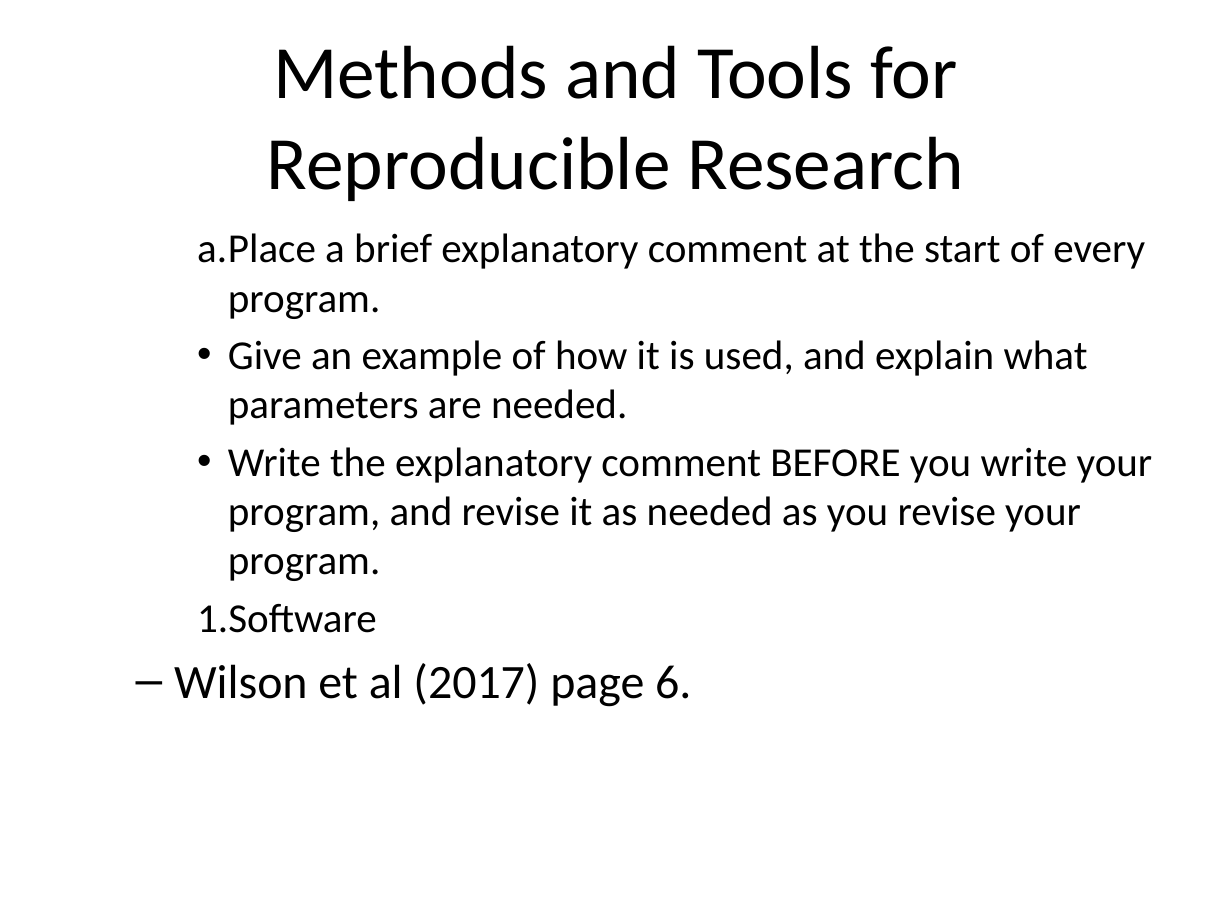
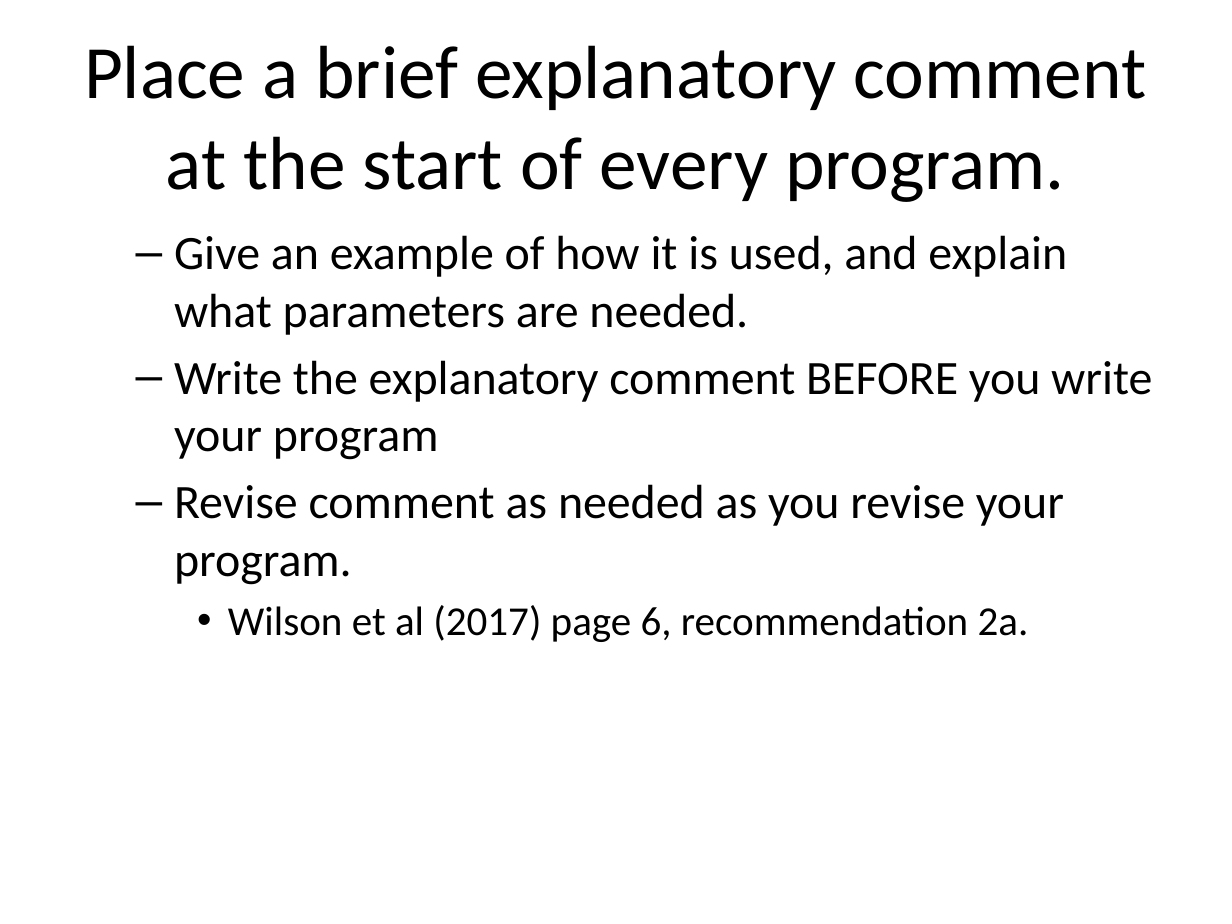
Before and after one commit to pmean/introduction-to-SAS, a slide deck: slide 23 of basics0/src/reproducible-research.pptx (slide 22 before the commit). Drawn at 1232x924 pixels with LibreOffice and Linux fonts; fonts in the diff are those of the drawing. Boxes give left, top, right and bottom in pixels: in the first picture for what was removed or moved away, otherwise in the second. Text is boxed around its words. In the diff, an @@ line names an element or a change of style, - is before the commit and + after.

```diff
--- a/basics0/src/reproducible-research.pptx
+++ b/basics0/src/reproducible-research.pptx
@@ title at box(84, 45, 1147, 202): text changed @@
-Methods and Tools for Reproducible Research
+Place a brief explanatory comment at the start of every program.
@@ text at box(174, 235, 1067, 335): size 24 to 28 pt in "Give an example of how it is ..."; bullet • to –; list level 3 to 2 in "Give an example of how ..." @@
@@ text at box(197, 233, 1145, 319): paragraph removed @@
-    a. Place a brief explanatory comment at the start of every program.
@@ text at box(174, 360, 1152, 642): text changed; size 24 to 28 pt @@
-    • Write the explanatory comment BEFORE you write your program, and revise it as needed as you revise your program.
-    1. Software
-  – Wilson et al (2017) page 6.
+  – Write the explanatory comment BEFORE you write your program
+  – Revise comment as needed as you revise your program.
+    • Wilson et al (2017) page 6, recommendation 2a.
```
Also in this commit, not shown: 21 other slides changed, 5 slides added, 4 slides removed, 8 other files.
